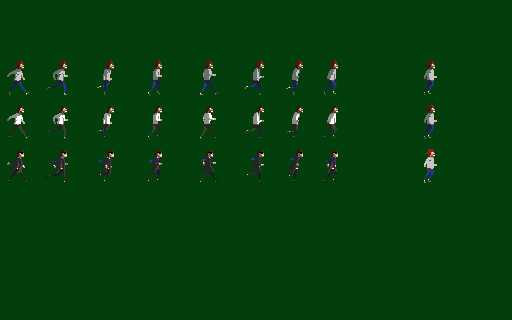
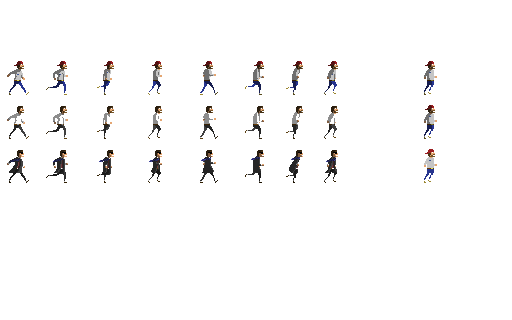
Layered file, before and after one edit (w=512, h=320). Changes by layer:
hid "Background" over (0, 0, 512, 320)
